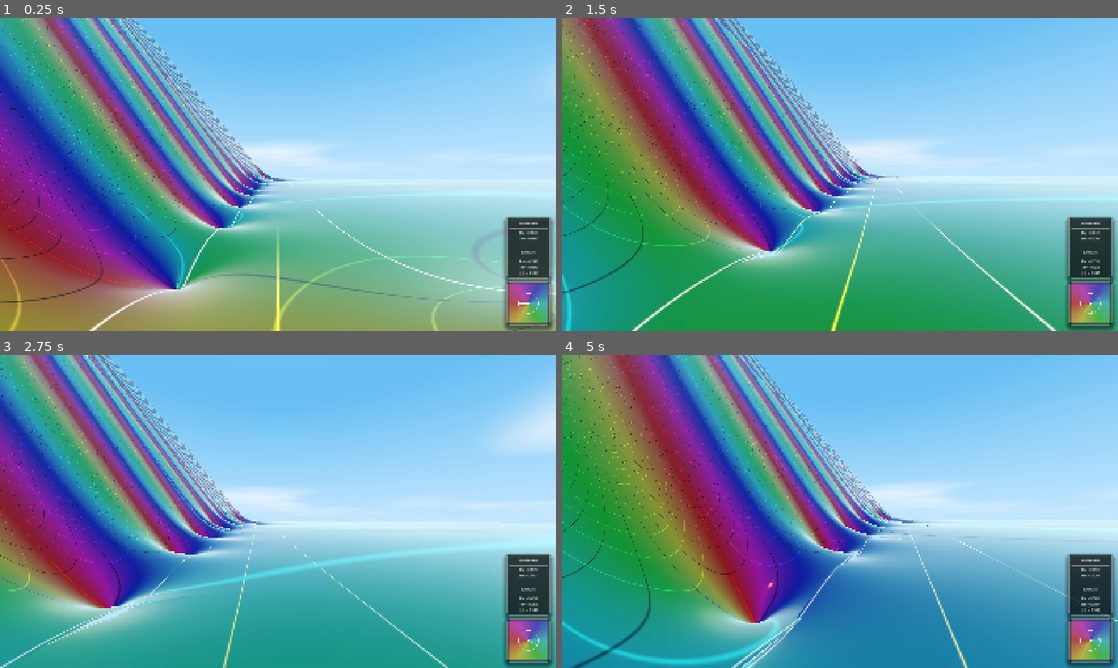
Above: before the commit, frames 1-4 (two rows, left to right).
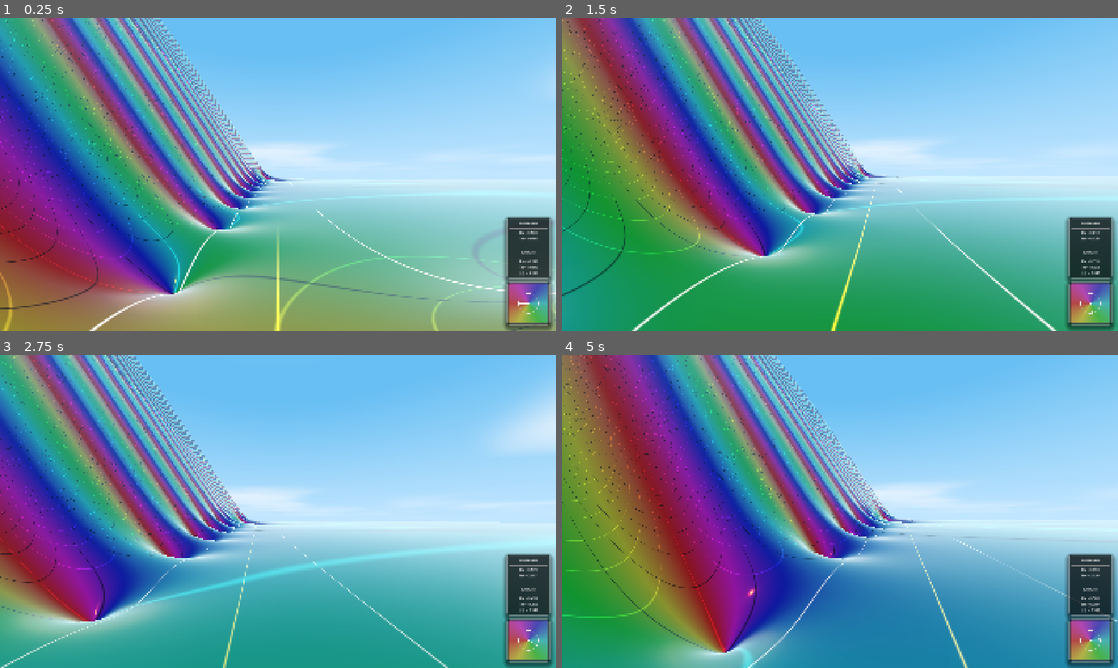
Above: after the commit, the same moments.

Repository: allanino/complex-functions-explorer
Game: Godot game, scene res://scenes/main.tscn
Two runs of this game, one before a commit and one after it. Both use one fixed random seed, a clock stepped at 60 frames per second and the inputs below.
Inputs (mouse positions are in pixels of both pictures, inside the frame that each line leads up to):
- Up to frame 1 (0.25 s): no input
- Up to frame 2 (1.5 s): tap Enter at 0.5 s; move the mouse to (867, 174) at 0.52 s; hold W (move_forward) from 0.53 s (still down); tap G at 0.6 s; tap Space at 0.77 s; move the mouse to (812, 174) at 1.27 s; tap N at 1.35 s
- Up to frame 3 (2.75 s): keep holding W (move_forward); tap Space at 1.52 s; move the mouse to (289, 505) at 2.02 s; tap C at 2.1 s
- Up to frame 4 (5 s): keep holding W (move_forward); move the mouse to (834, 517) at 2.77 s; tap Shift at 2.85 s; tap Space at 3.02, 3.77, 4.52 s; move the mouse to (878, 514) at 3.52 s; hold Ctrl 3.53-4.28 s; move the mouse to (795, 508) at 4.27 s; tap G at 4.35 s

The runs differ from the first frame. In frame 1, 12% of the frame differs, in the area x 0-56%, y 0-100%; in frame 2, 25%; in frame 3, 26%; in frame 4, 45%, in the area x 0-66%, y 0-100%.

Commit message:
Use same iterations to match master

Diff:
--- a/shaders/terrain.gdshader
+++ b/shaders/terrain.gdshader
@@ -22,14 +22,7 @@
     vec3 local_pos = VERTEX;
     vec3 world_v_pos = (MODEL_MATRIX * vec4(local_pos, 1.0)).xyz;
 
-    int lod_iters = iterations;
-    if (function_type == 0) { // Zeta
-        if (lod_level == 1) lod_iters = int(float(iterations) * 0.8);
-        else if (lod_level == 2) lod_iters = int(float(iterations) * 0.6);
-        else if (lod_level == 3) lod_iters = int(float(iterations) * 0.4);
-    }
-
-    FieldData fd = get_field_with_derivatives(world_v_pos.x, world_v_pos.z, lod_iters);
+    FieldData fd = get_field_with_derivatives(world_v_pos.x, world_v_pos.z, iterations);
     field_val = fd.value;
 
     float mag = length(field_val);
